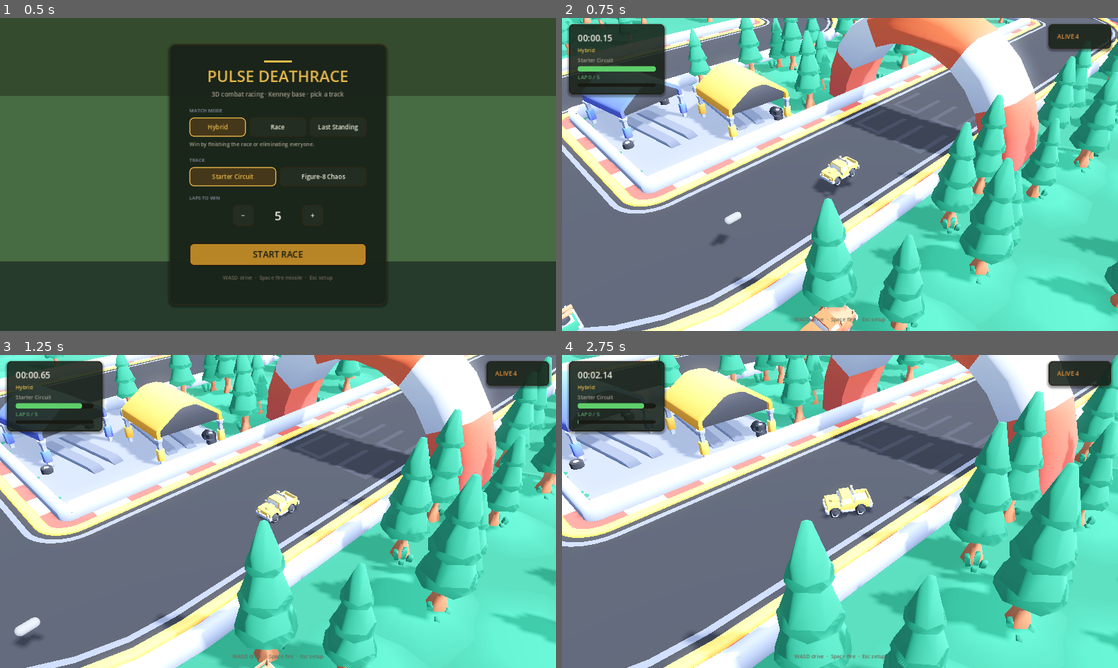
Above: before the commit, frames 1-4 (two rows, left to right).
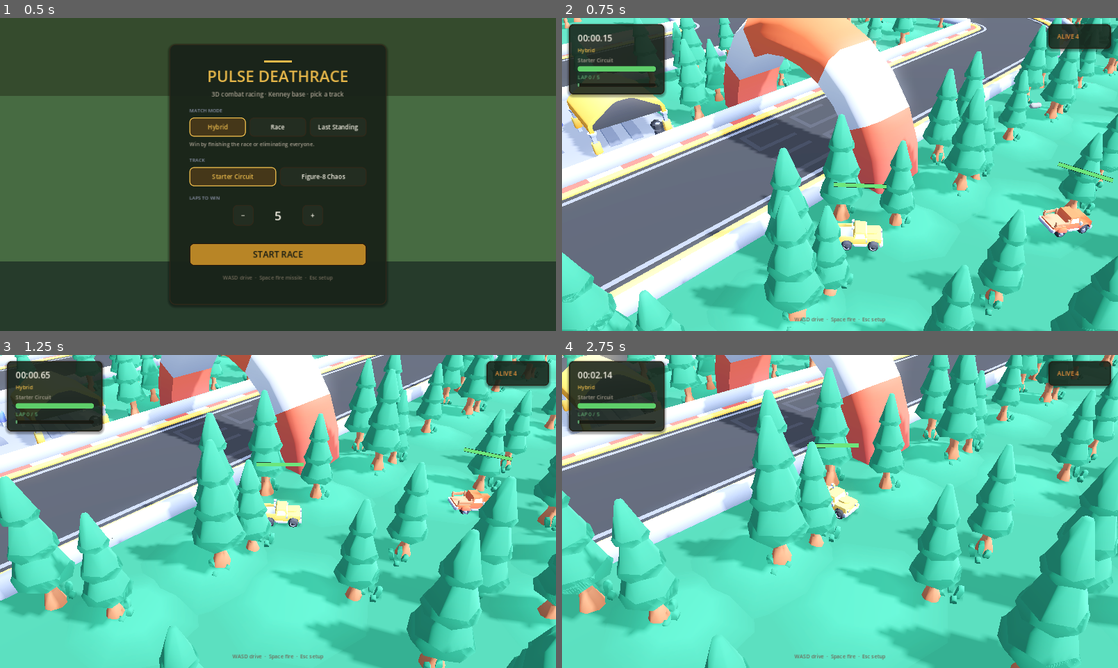
Above: after the commit, the same moments.

Repository: Jackthegr8at/PULSE_DeathRace
Game: Godot game, scene res://scenes/Setup.tscn
The game is run twice, just before and just after one commit, with the same random seed, the same clock (stepped at 60 frames per second) and the same inputs.
Inputs:
- Up to frame 1 (0.5 s): no input
- Up to frame 2 (0.75 s): click "START RACE" at 0.5 s
- Up to frame 3 (1.25 s): no input
- Up to frame 4 (2.75 s): hold D (right) 1.28-2.03 s; tap Space (bounce) at 1.35, 2.1 s; hold S (back) from 2.03 s (still down)

Frame 1 is identical in both runs. In frame 2, 71% of the frame differs, in the area x 0-100%, y 0-100%; in frame 3, 80%; in frame 4, 81%.

Commit message:
fix: on-track AI spawns, forward missiles, world HP bars
Spawn cars along race path; fire along Kenney +Z drive direction;
add billboard HP bars above each vehicle.

Diff:
--- a/scripts/combat/Missile3D.gd
+++ b/scripts/combat/Missile3D.gd
@@ -15,8 +15,12 @@
 	owner_vehicle = shooter
 	damage = dmg
 	speed = spd
-	_velocity = dir.normalized() * speed
-	# Point mesh along velocity
+	var d := dir
+	d.y = 0.0
+	if d.length_squared() < 0.0001:
+		d = Vector3(0, 0, 1)
+	_velocity = d.normalized() * speed
+	# Point mesh along travel direction
 	if _velocity.length_squared() > 0.001:
 		look_at(global_position + _velocity, Vector3.UP)
 
--- a/scripts/race/Race3D.gd
+++ b/scripts/race/Race3D.gd
@@ -95,15 +95,22 @@
 	if model_path != null and str(model_path) != "":
 		_swap_model(veh, str(model_path))
 
+	# Align physics sphere + visual with spawn (on-track, facing path)
+	var pos := spawn.origin + Vector3(0, 0.55, 0)
+	var basis := spawn.basis.orthonormalized()
 	var sphere := veh.get_node_or_null("Sphere") as RigidBody3D
 	if sphere:
-		sphere.global_position = spawn.origin + Vector3(0, 0.6, 0)
+		sphere.global_transform = Transform3D(Basis.IDENTITY, pos)
 		sphere.linear_velocity = Vector3.ZERO
 		sphere.angular_velocity = Vector3.ZERO
 	var container := veh.get_node_or_null("Container") as Node3D
 	if container:
-		container.global_transform = Transform3D(spawn.basis, spawn.origin)
+		# Container follows sphere in physics; set facing for first frames
+		container.global_transform = Transform3D(basis, pos - Vector3(0, 0.65, 0))
 	veh.global_position = spawn.origin
+	# Sync model yaw so first missile / AI frame faces the path
+	if veh.vehicle_model:
+		veh.vehicle_model.global_transform = Transform3D(basis, pos - Vector3(0, 0.65, 0))
 	return veh
 
 
--- a/scripts/tracks_3d/Track3DBase.gd
+++ b/scripts/tracks_3d/Track3DBase.gd
@@ -30,15 +30,35 @@
 
 
 func get_spawn_transforms(count: int) -> Array[Transform3D]:
-	## Staggered spawns near SpawnPoint for player + AI.
-	var base := get_spawn_transform()
+	## Place all cars ON the race path near the start (staggered along the ribbon).
+	_ensure_race_path()
 	var result: Array[Transform3D] = []
-	var right := base.basis.x
-	var back := base.basis.z
+	if race_path == null or race_path.curve == null or race_path.curve.get_baked_length() < 1.0:
+		var base := get_spawn_transform()
+		for i in count:
+			result.append(Transform3D(base.basis, base.origin + base.basis.z * (i * 2.0)))
+		return result
+
+	var length := race_path.curve.get_baked_length()
+	# Start a bit past the finish marker so everyone is on asphalt
+	var start_off := 2.0
+	var spacing := 3.2
 	for i in count:
-		var offset := right * ((i % 2) * 2.2 - 1.1) + back * (i * 2.4)
-		var t := Transform3D(base.basis, base.origin + offset)
-		result.append(t)
+		var off := fmod(start_off + float(i) * spacing, length)
+		var pos := race_path.to_global(race_path.curve.sample_baked(off))
+		var ahead := race_path.to_global(race_path.curve.sample_baked(fmod(off + 1.5, length)))
+		var dir := ahead - pos
+		dir.y = 0.0
+		if dir.length_squared() < 0.001:
+			dir = Vector3(0, 0, 1)
+		else:
+			dir = dir.normalized()
+		# Kenney forward is +Z — build basis with Z = drive direction
+		var basis := Basis.looking_at(dir, Vector3.UP)
+		# looking_at aligns -Z to dir; rotate 180° so +Z faces dir
+		basis = basis.rotated(Vector3.UP, PI)
+		pos.y = 0.25
+		result.append(Transform3D(basis, pos))
 	return result
 
 
@@ -51,19 +71,20 @@
 		race_path.name = "RacePath"
 		add_child(race_path)
 	var curve := Curve3D.new()
-	# Approximate loop around Kenney starter circuit (world units, near spawn 3.5, 0, 5)
+	# Loop around Kenney starter circuit (spawn ~ 3.5, 0, 5 — stay on the paved loop)
 	var pts := [
-		Vector3(3.5, 0.2, 5.0),
-		Vector3(8.0, 0.2, 2.0),
-		Vector3(12.0, 0.2, -5.0),
-		Vector3(8.0, 0.2, -12.0),
-		Vector3(0.0, 0.2, -16.0),
-		Vector3(-10.0, 0.2, -12.0),
-		Vector3(-16.0, 0.2, -4.0),
-		Vector3(-14.0, 0.2, 6.0),
-		Vector3(-6.0, 0.2, 12.0),
-		Vector3(2.0, 0.2, 10.0),
-		Vector3(3.5, 0.2, 5.0),
+		Vector3(3.5, 0.25, 5.0),
+		Vector3(6.0, 0.25, 3.0),
+		Vector3(8.5, 0.25, -1.0),
+		Vector3(8.0, 0.25, -6.0),
+		Vector3(4.0, 0.25, -10.0),
+		Vector3(-1.0, 0.25, -11.0),
+		Vector3(-6.0, 0.25, -8.0),
+		Vector3(-9.0, 0.25, -3.0),
+		Vector3(-8.0, 0.25, 2.0),
+		Vector3(-4.0, 0.25, 6.0),
+		Vector3(0.5, 0.25, 7.0),
+		Vector3(3.5, 0.25, 5.0),
 	]
 	for p in pts:
 		curve.add_point(p)
--- a/scripts/vehicle.gd
+++ b/scripts/vehicle.gd
@@ -75,14 +75,19 @@
 
 func get_forward() -> Vector3:
 	if vehicle_model == null:
-		return Vector3.FORWARD
-	# Kenney models: drive along local -Z (Godot convention)
-	return -vehicle_model.global_transform.basis.z
+		return Vector3(0, 0, 1)
+	# Kenney kit rolls the sphere on basis.x so travel is along +Z of the model.
+	var f: Vector3 = vehicle_model.global_transform.basis.z
+	f.y = 0.0
+	if f.length_squared() < 0.0001:
+		return Vector3(0, 0, 1)
+	return f.normalized()
 
 
 func _ready() -> void:
 	health = max_health
 	add_to_group("vehicles")
+	_ensure_hp_bar()
 	health_changed.emit(health, max_health)
 	if sphere:
 		# Vehicle spheres on layer 8 (matches kit)
@@ -177,6 +182,7 @@
 	effect_wheels(delta)
 	effect_trails()
 	_update_lap_progress()
+	_billboard_hp_bar()
 
 
 func handle_input(_delta: float) -> void:
@@ -248,8 +254,10 @@
 	if not is_alive or match_over or _cooldown > 0.0:
 		return false
 	_cooldown = fire_cooldown
+	var forward := get_forward()
 	var missile: Area3D = MissileScene.instantiate()
-	var origin := get_vehicle_position() + Vector3(0, 0.6, 0) + get_forward() * 1.4
+	# Spawn well ahead of the nose so it never pops out the rear
+	var origin := get_vehicle_position() + Vector3(0, 0.75, 0) + forward * 2.2
 	var host := get_tree().current_scene
 	if host:
 		host.add_child(missile)
@@ -257,7 +265,7 @@
 		get_parent().add_child(missile)
 	missile.global_position = origin
 	if missile.has_method("setup"):
-		missile.setup(self, missile_damage, missile_speed, get_forward())
+		missile.setup(self, missile_damage, missile_speed, forward)
 	return true
 
 
@@ -266,6 +274,7 @@
 		return
 	health = maxf(0.0, health - amount)
 	health_changed.emit(health, max_health)
+	_update_hp_bar_visual()
 	if health <= 0.0:
 		_die()
 
@@ -280,10 +289,78 @@
 		sphere.freeze = true
 	if vehicle_model:
 		vehicle_model.visible = false
+	if _hp_root:
+		_hp_root.visible = false
 	died.emit(self)
 	await get_tree().create_timer(0.4).timeout
 	if is_instance_valid(self):
 		queue_free()
+
+
+# --- World-space HP bar (billboard) ---
+var _hp_root: Node3D = null
+var _hp_fill: MeshInstance3D = null
+const HP_BAR_WIDTH := 1.4
+
+
+func _ensure_hp_bar() -> void:
+	if _hp_root != null:
+		return
+	_hp_root = Node3D.new()
+	_hp_root.name = "HealthBar3D"
+	add_child(_hp_root)
+	_hp_root.position = Vector3(0, 2.1, 0)
+
+	var bg := MeshInstance3D.new()
+	var bg_mesh := BoxMesh.new()
+	bg_mesh.size = Vector3(HP_BAR_WIDTH, 0.12, 0.04)
+	bg.mesh = bg_mesh
+	var bg_mat := StandardMaterial3D.new()
+	bg_mat.albedo_color = Color(0.1, 0.1, 0.1, 0.85)
+	bg_mat.shading_mode = BaseMaterial3D.SHADING_MODE_UNSHADED
+	bg_mat.transparency = BaseMaterial3D.TRANSPARENCY_ALPHA
+	bg.material_override = bg_mat
+	_hp_root.add_child(bg)
+
+	_hp_fill = MeshInstance3D.new()
+	var fill_mesh := BoxMesh.new()
+	fill_mesh.size = Vector3(HP_BAR_WIDTH, 0.1, 0.05)
+	_hp_fill.mesh = fill_mesh
+	var fill_mat := StandardMaterial3D.new()
+	fill_mat.albedo_color = Color(0.35, 0.85, 0.4, 1.0)
+	fill_mat.shading_mode = BaseMaterial3D.SHADING_MODE_UNSHADED
+	_hp_fill.material_override = fill_mat
+	_hp_root.add_child(_hp_fill)
+	_update_hp_bar_visual()
+
+
+func _update_hp_bar_visual() -> void:
+	if _hp_fill == null:
+		return
+	var ratio := clampf(health / maxf(max_health, 1.0), 0.0, 1.0)
+	_hp_fill.scale = Vector3(maxf(ratio, 0.02), 1.0, 1.0)
+	# Keep fill left-aligned on the bar
+	_hp_fill.position.x = -HP_BAR_WIDTH * 0.5 * (1.0 - ratio)
+	var mat := _hp_fill.material_override as StandardMaterial3D
+	if mat:
+		if ratio > 0.55:
+			mat.albedo_color = Color(0.35, 0.85, 0.4)
+		elif ratio > 0.28:
+			mat.albedo_color = Color(0.95, 0.75, 0.25)
+		else:
+			mat.albedo_color = Color(0.9, 0.25, 0.25)
+
+
+func _billboard_hp_bar() -> void:
+	if _hp_root == null or not is_alive:
+		return
+	# Follow vehicle position (sphere drives model)
+	_hp_root.global_position = get_vehicle_position() + Vector3(0, 2.1, 0)
+	var cam := get_viewport().get_camera_3d()
+	if cam:
+		_hp_root.look_at(cam.global_position, Vector3.UP)
+		# look_at points -Z at target; flip so bar faces camera
+		_hp_root.rotate_object_local(Vector3.UP, PI)
 
 
 func on_finish_line() -> void:
